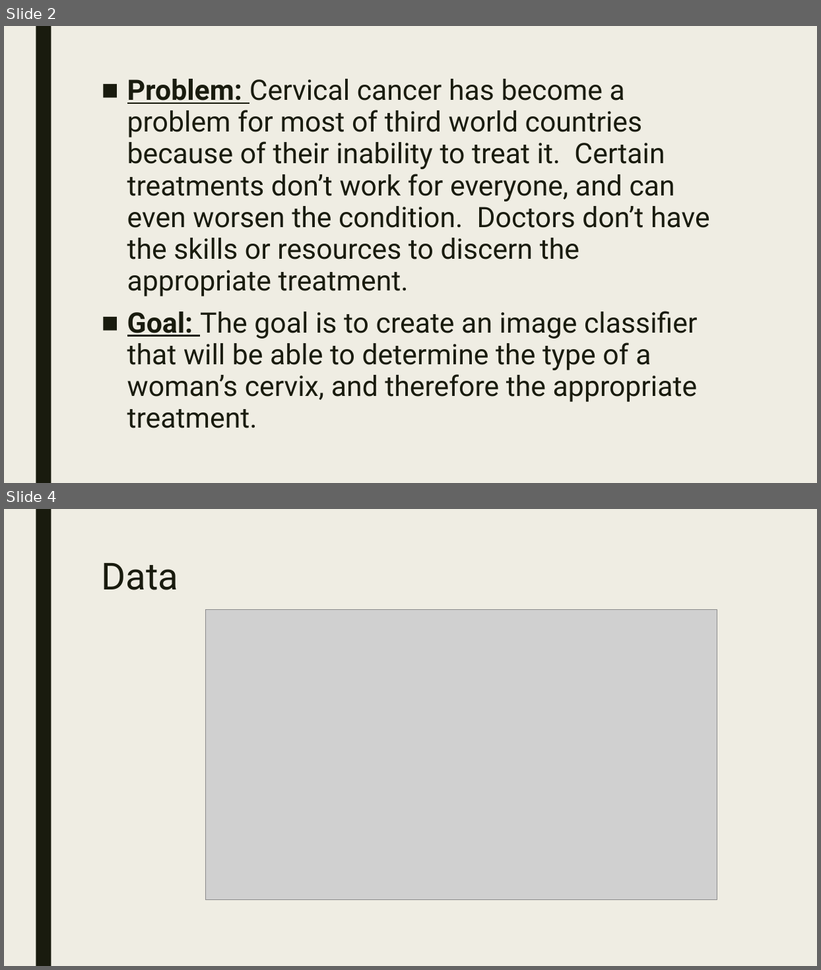
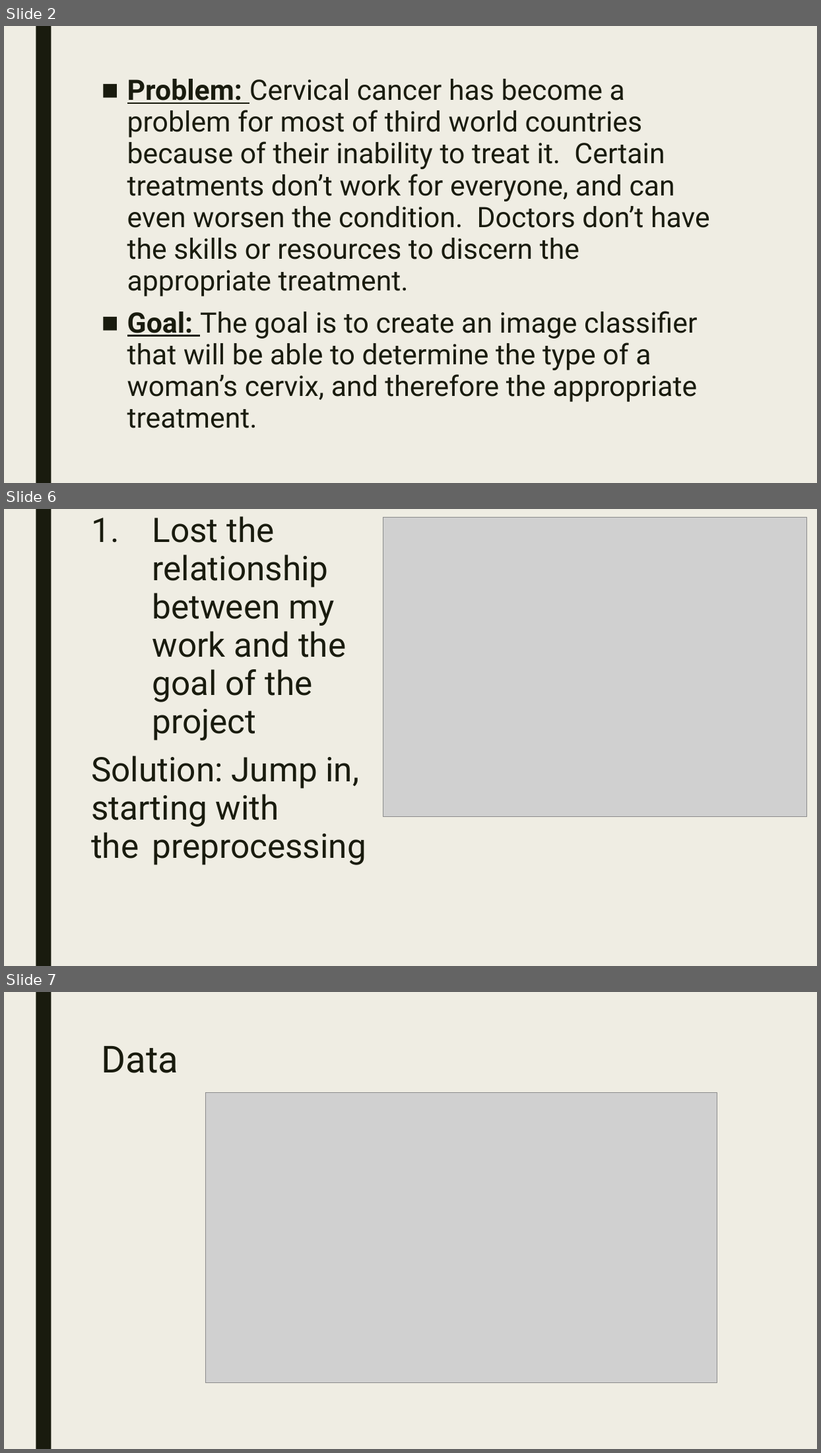
Before and after one commit to keerats7/Research, a slide deck: ProgressReport.pptx. Shown one above the other, each under a label of ours: slides 2 and 4 before the commit, slides 2, 6 and 7 after it; the slides between them are not shown. The pictures are 821x970 and 821x1453 pixels, drawn with LibreOffice and Linux fonts; fonts in the diff are those of the drawing; grey boxes stand for pictures. Boxes give left, top, right and bottom in pixels: in the first picture for what was removed or moved away, otherwise in the second. Text is boxed around its words. In the diff, an @@ line names an element or a change of style, - is before the commit and + after.

```diff
--- a/ProgressReport.pptx
+++ b/ProgressReport.pptx
@@ slide 6 added at [4,509,817,966], background #EFEDE3; not listed: 1 template element that a slide beside it also shows @@
@@ text added at [91,516,366,865], 40 pt, text #191B0E @@
+1. Lost the relationship between my work and the goal of the project
+Solution: Jump in, starting with the preprocessing
@@ picture added at [384,518,807,818] @@
@@ what was slide 4 is now slide 7 @@
```
Also in this commit, not shown: 1 slide changed, 6 other slides added, 2 slides removed.
